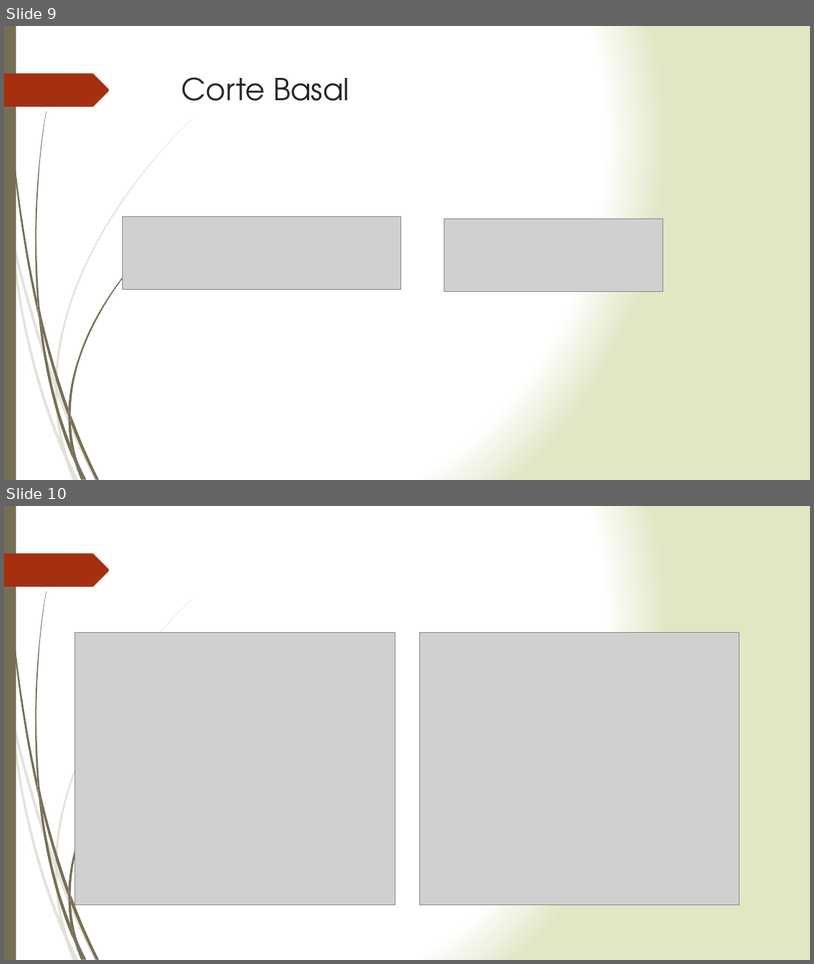
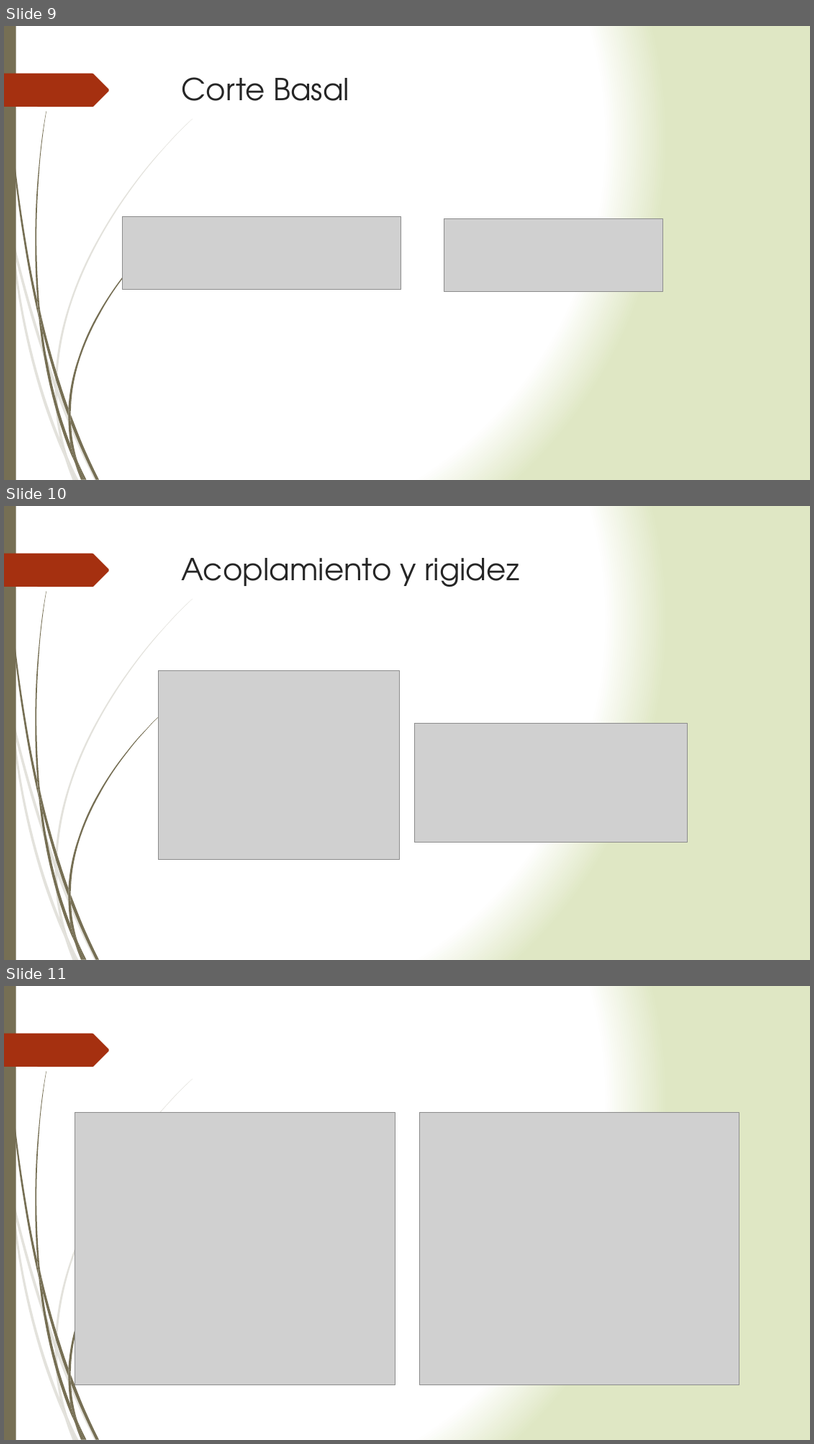
Before and after one commit to ppizarror/proyecto-CI5206, a slide deck: Presentación/Resumen Edificio.pptx. Shown one above the other, each under a label of ours: slides 9 and 10 before the commit, slides 9, 10 and 11 after it. The pictures are 814x964 and 814x1444 pixels, drawn with LibreOffice and Linux fonts; fonts in the diff are those of the drawing; grey boxes stand for pictures. Boxes give left, top, right and bottom in pixels: in the first picture for what was removed or moved away, otherwise in the second. Text is boxed around its words. In the diff, an @@ line names an element or a change of style, - is before the commit and + after.

Commit message:
Agrega periodos y rigidez

```diff
--- a/Presentación/Resumen Edificio.pptx
+++ b/Presentación/Resumen Edificio.pptx
@@ slide 10 added at (4, 506, 810, 960), background gradient #FFFFFF to #DFE8C4; not listed: 24 template elements that a slide beside it also shows @@
@@ title added at (182, 558, 520, 587), 36 pt, text #262626 @@
+Acoplamiento y rigidez
@@ picture added at (158, 671, 400, 860) @@
@@ picture added at (415, 723, 688, 842) @@
@@ what was slide 10 is now slide 11 @@
```
